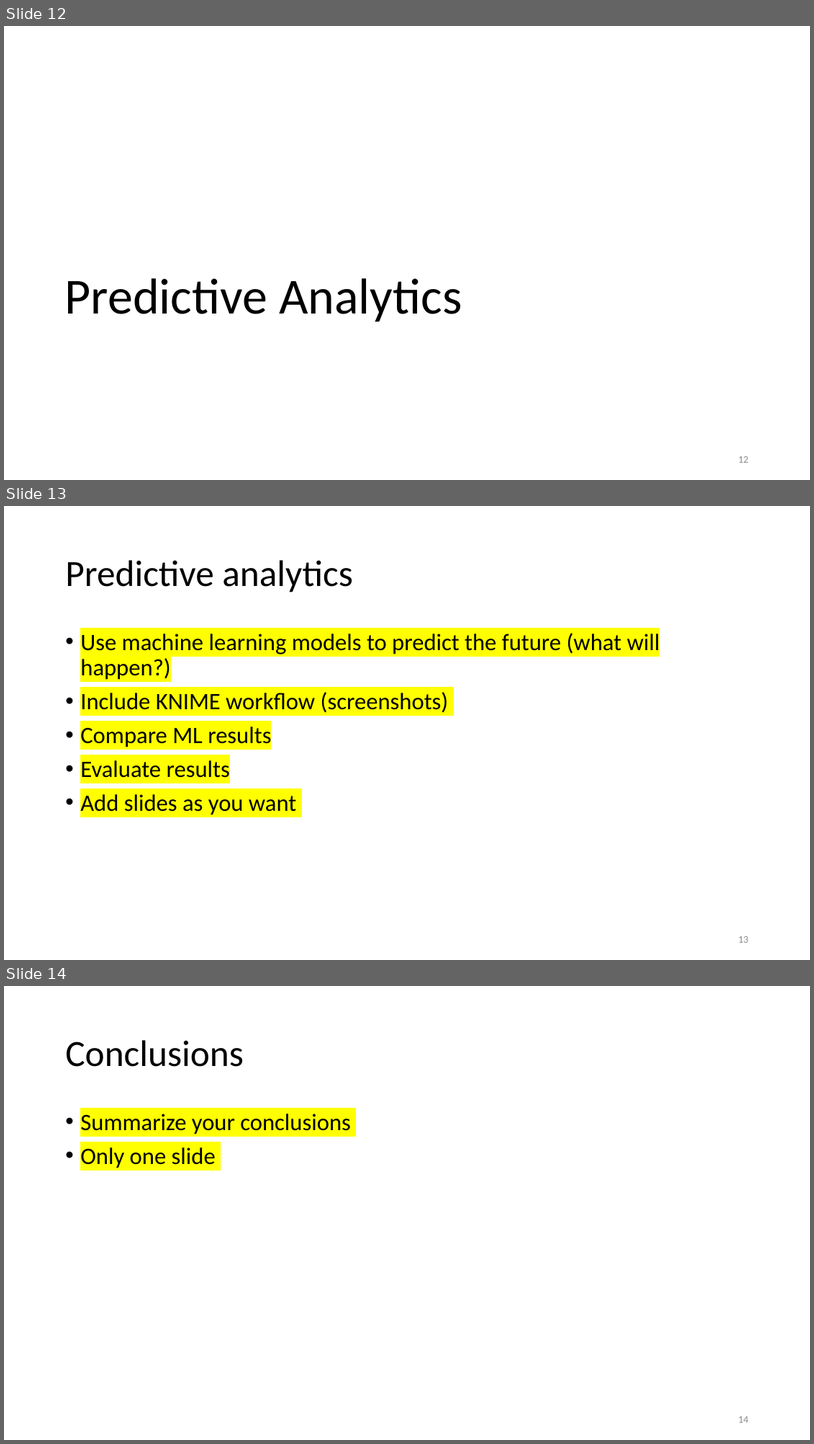
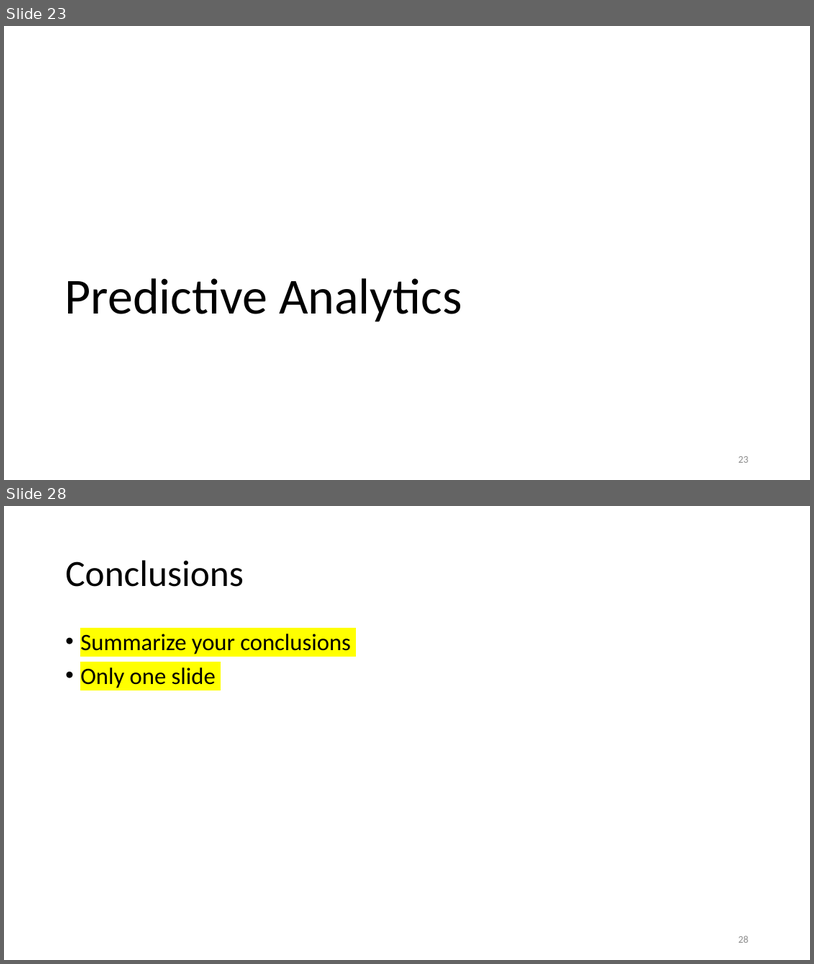
Before and after one commit to MotasemZiad/Oil-Spill-Classification, a slide deck: Presentation/Project Presentation.pptx. Shown one above the other, each under a label of ours: slides 12, 13 and 14 before the commit, slides 23 and 28 after it; the slides between them are not shown. The pictures are 814x1444 and 814x964 pixels, drawn with LibreOffice and Linux fonts; fonts in the diff are those of the drawing. Boxes give left, top, right and bottom in pixels: in the first picture for what was removed or moved away, otherwise in the second. Text is boxed around its words. In the diff, an @@ line names an element or a change of style, - is before the commit and + after.

```diff
--- a/Presentation/Project Presentation.pptx
+++ b/Presentation/Project Presentation.pptx
@@ slide 13 removed at [4,506,810,960], background #FFFFFF @@
@@ title removed at [65,560,353,592] @@
-Predictive analytics
@@ text removed at [80,631,661,815] @@
-• Use machine learning models to predict the future (what will happen?)
-• Include KNIME workflow (screenshots)
-• Compare ML results
-• Evaluate results
-• Add slides as you want
@@ page number removed at [738,936,748,942] @@
-13
@@ what was slide 12 is now slide 23 @@
@@ page number at [738,456,748,462]: text changed @@
-12
+23
@@ what was slide 14 is now slide 28 @@
@@ page number at [738,935,748,942]: text changed @@
-14
+28
```
Also in this commit, not shown: 2 slides changed, 21 slides added, 5 other slides removed, 7 other files.
